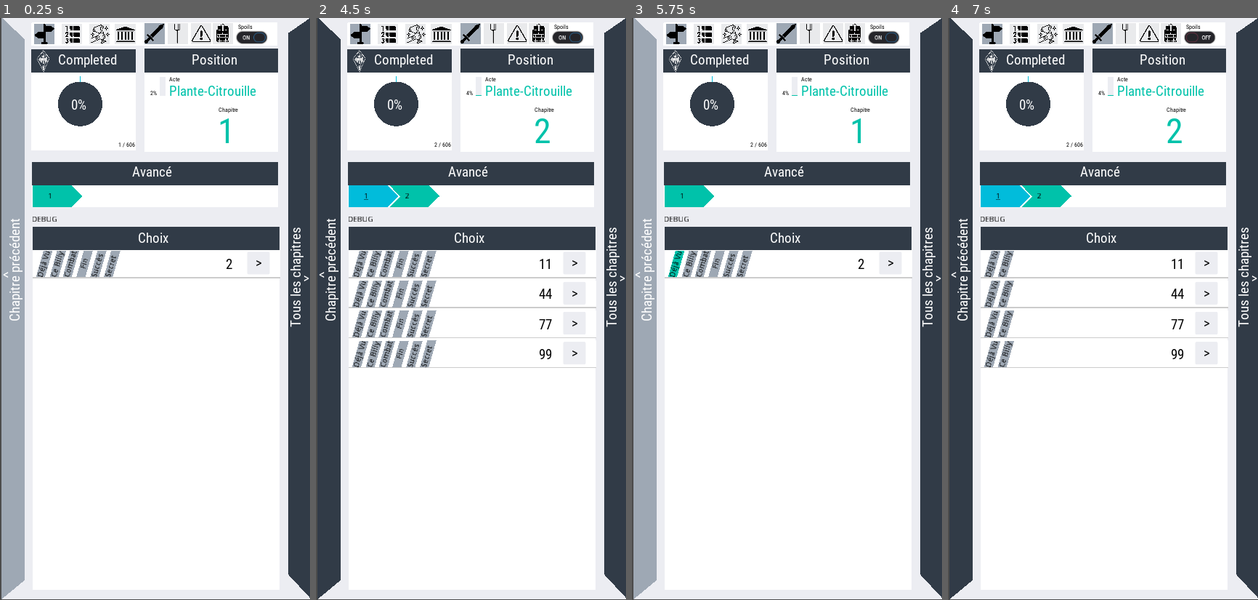
Above: before the commit, frames 1-4 (left to right).
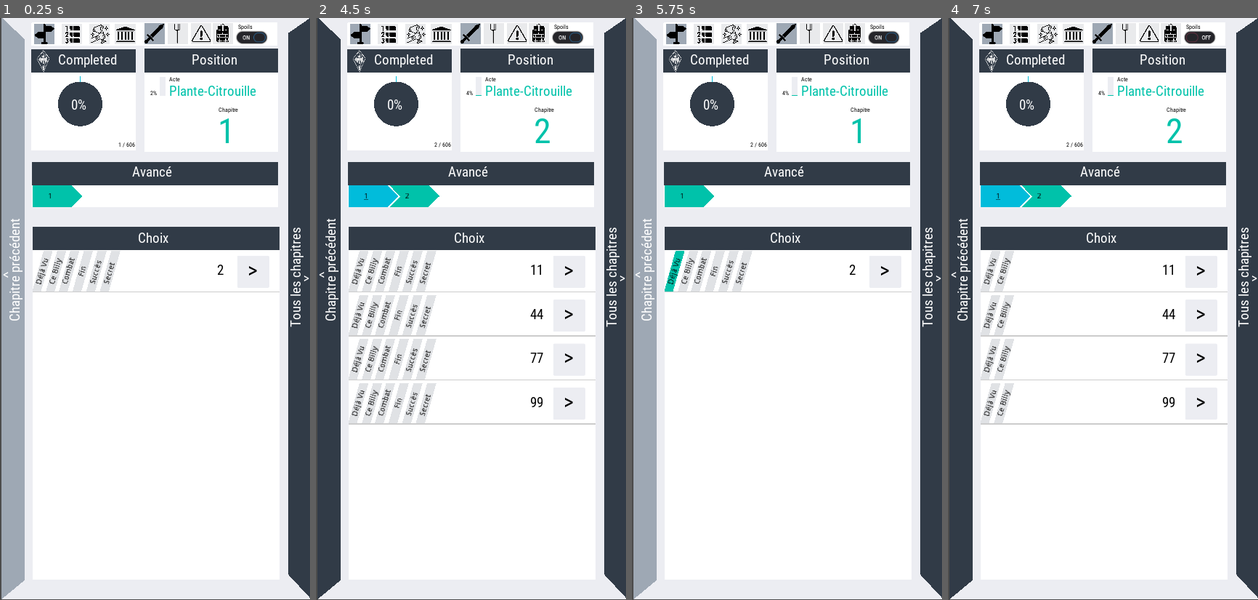
Above: after the commit, the same moments.

Repository: naparuba/fdcn
Game: Godot game, scene res://main.tscn
The game is run twice, just before and just after one commit, with the same random seed, the same clock (stepped at 60 frames per second) and the same inputs. Sound files missing from this copy of the repository are replaced by a short silence.
Inputs (mouse positions are in pixels of both pictures, inside the frame that each line leads up to; where the layout moved, square brackets give the same spot in the first picture):
- Up to frame 1 (0.25 s): no input
- Up to frame 2 (4.5 s): click (570, 274) [573, 262] at 0.5 s; click (328, 309) at 1.27 s; click (567, 35) at 2 s; click (328, 309) at 2.77 s; click (567, 35) at 3.5 s; click (570, 274) [573, 262] at 4.25 s
- Up to frame 3 (5.75 s): click (644, 309) at 5.02 s
- Up to frame 4 (7 s): click (1199, 35) at 5.75 s; click (1202, 274) [1205, 262] at 6.5 s

The runs differ from the first frame. In frame 1, 1.5% of the frame differs, in the area x 10-91%, y 34-48%; in frame 2, 7.1%, in the area x 10-91%, y 34-70%; in frame 3, 1.5%; in frame 4, 3.4%.

Commit message:
Add: * L'affichage des sauts/chapitres est plus gros, car j'ai beau avoir des doigts fins, c'était chaud quand même * Affichage du label sur les chapitres, modulo les spoils bien sûr * Changement de couleurs sur les barres non activées des chapitres, pour que ça casse moins les yeux

Diff:
--- a/ChapterChoice.gd
+++ b/ChapterChoice.gd
@@ -5,6 +5,8 @@
 onready var session_seen_polygon = $SessionSeenPolygon
 onready var combat_polygon = $CombatPolygon
 
+
+var COLOR_NOT_SET = Color('e0e2e5')  # very light grey
 
 var chap_number
 var spoil_enabled = false
@@ -45,31 +47,31 @@
 	$AlreadySeenPolygon.color = Color('00c2aa')
 
 func set_not_already_seen():
-	$AlreadySeenPolygon.color = Color('9ea8b4')
+	$AlreadySeenPolygon.color = COLOR_NOT_SET
 
 func set_session_seen():
 	$SessionSeenPolygon.color = Color('00c2aa')
 
 func set_session_not_seen():
-	$SessionSeenPolygon.color = Color('9ea8b4')
+	$SessionSeenPolygon.color = COLOR_NOT_SET
 
 func set_combat():
 	$CombatPolygon.color = Color('ff6f04')
 
 func set_not_combat():
-	$CombatPolygon.color = Color('9ea8b4')
+	$CombatPolygon.color = COLOR_NOT_SET
 
 func set_ending():
 	$EndPolygon.color = Color('00c2aa')
 
 func set_not_ending():
-	$EndPolygon.color = Color('9ea8b4')
+	$EndPolygon.color = COLOR_NOT_SET
 
 func set_success():
 	$SuccessPolygon.color = Color('00c2aa')
 
 func set_not_success():
-	$SuccessPolygon.color = Color('9ea8b4')
+	$SuccessPolygon.color = COLOR_NOT_SET
 
 func set_secret():
 	$SecretPolygon.color = Color('00c2aa')
--- a/ChapterChoice.tscn
+++ b/ChapterChoice.tscn
@@ -18,10 +18,14 @@
 corner_radius_bottom_right = 2
 corner_radius_bottom_left = 2
 
+[sub_resource type="DynamicFont" id=4]
+size = 40
+font_data = ExtResource( 3 )
+
 [node name="ChapterChoice" type="Panel"]
 margin_right = 446.0
-margin_bottom = 50.0
-rect_min_size = Vector2( 0, 50 )
+margin_bottom = 75.0
+rect_min_size = Vector2( 0, 75 )
 mouse_filter = 1
 custom_styles/panel = SubResource( 1 )
 script = ExtResource( 1 )
@@ -30,22 +34,21 @@
 }
 
 [node name="NBChapitre" type="Label" parent="."]
-margin_left = 337.405
-margin_top = 9.64857
-margin_right = 379.405
-margin_bottom = 74.6486
+margin_left = 322.267
+margin_top = 19.7775
+margin_right = 364.267
+margin_bottom = 54.7775
 custom_fonts/font = ExtResource( 2 )
 custom_colors/font_color = Color( 0, 0, 0, 1 )
-text = "XXX
-"
+text = "XXX"
 __meta__ = {
 "_edit_use_anchors_": false
 }
 
 [node name="Label" type="Label" parent="."]
-margin_left = 164.0
+margin_left = 163.0
 margin_top = 2.0
-margin_right = 325.0
+margin_right = 333.0
 margin_bottom = 45.0
 custom_fonts/font = SubResource( 2 )
 custom_colors/font_color = Color( 0, 0.760784, 0.666667, 1 )
@@ -55,41 +58,43 @@
 }
 
 [node name="click" type="Panel" parent="."]
-margin_left = 387.249
-margin_top = 3.36737
-margin_right = 427.249
-margin_bottom = 43.3674
+margin_left = 368.903
+margin_top = 9.47194
+margin_right = 425.903
+margin_bottom = 66.4719
 custom_styles/panel = SubResource( 3 )
 __meta__ = {
 "_edit_use_anchors_": false
 }
 
 [node name="Label" type="Label" parent="click"]
-margin_left = 14.856
-margin_top = 4.61726
-margin_right = 54.856
-margin_bottom = 35.6173
-custom_fonts/font = ExtResource( 2 )
+margin_left = 19.356
+margin_top = 1.61726
+margin_right = 59.356
+margin_bottom = 49.6173
+custom_fonts/font = SubResource( 4 )
 custom_colors/font_color = Color( 0, 0, 0, 1 )
 text = ">"
 
 [node name="Button" type="TextureButton" parent="click"]
-margin_right = 40.0
-margin_bottom = 39.0
+margin_left = -1.0
+margin_top = -1.0
+margin_right = 57.0
+margin_bottom = 58.0
 __meta__ = {
 "_edit_use_anchors_": false
 }
 
 [node name="AlreadySeenPolygon" type="Polygon2D" parent="."]
 position = Vector2( -22.5136, 0.529732 )
-color = Color( 0.619608, 0.658824, 0.705882, 1 )
-polygon = PoolVector2Array( 28.1169, 47.9916, 41.6251, -0.0815163, 58.0468, -0.0815163, 44.2124, 48.0062 )
+color = Color( 0.878431, 0.886275, 0.898039, 1 )
+polygon = PoolVector2Array( 22.4823, 72.5328, 37.1073, 72.564, 58.1034, -0.244655, 41.6874, -0.262193, 22.5453, 67.939 )
 
 [node name="Label" type="Label" parent="AlreadySeenPolygon"]
-margin_left = 29.217
-margin_top = 45.6984
-margin_right = 78.217
-margin_bottom = 59.6984
+margin_left = 26.3216
+margin_top = 57.7255
+margin_right = 75.3216
+margin_bottom = 71.7255
 rect_rotation = -73.2716
 custom_colors/font_color = Color( 0, 0, 0, 1 )
 text = "Déjà Vu"
@@ -99,14 +104,14 @@
 
 [node name="SessionSeenPolygon" type="Polygon2D" parent="."]
 position = Vector2( 2.07602, 0.578602 )
-color = Color( 0.619608, 0.658824, 0.705882, 1 )
-polygon = PoolVector2Array( 28.1169, 47.9916, 41.6251, -0.0815163, 58.0468, -0.0815163, 44.2124, 48.0062 )
+color = Color( 0.878431, 0.886275, 0.898039, 1 )
+polygon = PoolVector2Array( 21.4577, 72.3413, 41.6251, -0.0815163, 58.0468, -0.0815163, 37.1673, 72.4201 )
 
 [node name="Label" type="Label" parent="SessionSeenPolygon"]
-margin_left = 29.217
-margin_top = 45.6984
-margin_right = 78.217
-margin_bottom = 59.6984
+margin_left = 25.6534
+margin_top = 57.5028
+margin_right = 74.6534
+margin_bottom = 71.5028
 rect_rotation = -73.2716
 custom_colors/font_color = Color( 0, 0, 0, 1 )
 text = "Ce Billy"
@@ -116,14 +121,14 @@
 
 [node name="CombatPolygon" type="Polygon2D" parent="."]
 position = Vector2( 25.5788, 0.544044 )
-color = Color( 0.619608, 0.658824, 0.705882, 1 )
-polygon = PoolVector2Array( 28.1169, 47.9916, 41.6251, -0.0815163, 58.0468, -0.0815163, 44.2124, 48.0062 )
+color = Color( 0.878431, 0.886275, 0.898039, 1 )
+polygon = PoolVector2Array( 21.2241, 72.4153, 41.6251, -0.0815163, 58.0468, -0.0815163, 37.17, 72.494 )
 
 [node name="Label" type="Label" parent="CombatPolygon"]
-margin_left = 29.217
-margin_top = 45.6984
-margin_right = 78.217
-margin_bottom = 59.6984
+margin_left = 25.4307
+margin_top = 57.2801
+margin_right = 74.4307
+margin_bottom = 71.2801
 rect_rotation = -73.2716
 custom_colors/font_color = Color( 0, 0, 0, 1 )
 text = "Combat"
@@ -133,14 +138,14 @@
 
 [node name="EndPolygon" type="Polygon2D" parent="."]
 position = Vector2( 50.2198, 0.531052 )
-color = Color( 0.619608, 0.658824, 0.705882, 1 )
-polygon = PoolVector2Array( 28.1169, 47.9916, 41.6251, -0.0815163, 58.0468, -0.0815163, 44.2124, 48.0062 )
+color = Color( 0.878431, 0.886275, 0.898039, 1 )
+polygon = PoolVector2Array( 21.2697, 72.5464, 41.6251, -0.0815163, 58.0468, -0.0815163, 37.2155, 72.507 )
 
 [node name="Label" type="Label" parent="EndPolygon"]
-margin_left = 29.217
-margin_top = 45.6984
-margin_right = 78.217
-margin_bottom = 59.6984
+margin_left = 25.6534
+margin_top = 58.6164
+margin_right = 74.6534
+margin_bottom = 72.6164
 rect_rotation = -73.2716
 custom_colors/font_color = Color( 0, 0, 0, 1 )
 text = "    Fin"
@@ -150,14 +155,14 @@
 
 [node name="SuccessPolygon" type="Polygon2D" parent="."]
 position = Vector2( 74.9835, 0.592384 )
-color = Color( 0.619608, 0.658824, 0.705882, 1 )
-polygon = PoolVector2Array( 28.1169, 47.9916, 41.6251, -0.0815163, 58.0468, -0.0815163, 44.2124, 48.0062 )
+color = Color( 0.878431, 0.886275, 0.898039, 1 )
+polygon = PoolVector2Array( 21.2713, 72.3275, 41.6251, -0.0815163, 58.0468, -0.0815163, 37.2565, 72.3669 )
 
 [node name="Label" type="Label" parent="SuccessPolygon"]
-margin_left = 29.217
-margin_top = 45.6984
-margin_right = 78.217
-margin_bottom = 59.6984
+margin_left = 26.3216
+margin_top = 56.6119
+margin_right = 75.3216
+margin_bottom = 70.6119
 rect_rotation = -73.2716
 custom_colors/font_color = Color( 0, 0, 0, 1 )
 text = "Succès"
@@ -167,14 +172,14 @@
 
 [node name="SecretPolygon" type="Polygon2D" parent="."]
 position = Vector2( 99.7867, 0.448215 )
-color = Color( 0.619608, 0.658824, 0.705882, 1 )
-polygon = PoolVector2Array( 28.1169, 47.9916, 41.6251, -0.0815163, 58.0468, -0.0815163, 44.2124, 48.0062 )
+color = Color( 0.878431, 0.886275, 0.898039, 1 )
+polygon = PoolVector2Array( 20.902, 72.4675, 41.6251, -0.0815163, 58.0468, -0.0815163, 37.2723, 72.4675 )
 
 [node name="Label" type="Label" parent="SecretPolygon"]
-margin_left = 29.217
-margin_top = 45.6984
-margin_right = 78.217
-margin_bottom = 59.6984
+margin_left = 26.3805
+margin_top = 57.0445
+margin_right = 75.3805
+margin_bottom = 71.0445
 rect_rotation = -73.2716
 custom_colors/font_color = Color( 0, 0, 0, 1 )
 text = "Secret"
--- a/SuccessPopup.gd
+++ b/SuccessPopup.gd
@@ -1,11 +1,9 @@
 extends Popup
-
 
 
 # Called when the node enters the scene tree for the first time.
 func _ready():
 	pass # Replace with function body.
-
 
 
 func update_and_show(success):
--- a/SuccessPopup.tscn
+++ b/SuccessPopup.tscn
@@ -141,7 +141,6 @@
 border_width_bottom = 2
 
 [node name="SuccessPopup" type="Popup"]
-visible = true
 modulate = Color( 1, 1, 1, 0 )
 margin_left = 2.0
 margin_top = 2.0
--- a/main.gd
+++ b/main.gd
@@ -9,9 +9,12 @@
 
 var all_success = []
 var all_success_chapters = {} # chapter id -> success id
+var all_endings = []
+var good_endings = []
+var end_endings = []
+
 
 var session_visited_nodes = []
-
 var visited_nodes_all_times = []
 
 var current_lines = []
@@ -141,9 +144,9 @@
 	if len(self.session_visited_nodes) == 0 or self.session_visited_nodes[len(self.session_visited_nodes) -1] != node_id:
 		self.session_visited_nodes.append(self.current_node_id)
 		self.save_session_visited_nodes()
-	else:
-		print('Already on the visited session update: %s' % str(self.session_visited_nodes))
-	print('Visited session: %s' % str(self.session_visited_nodes))
+	#else:
+	#	print('Already on the visited session update: %s' % str(self.session_visited_nodes))
+	#print('Visited session: %s' % str(self.session_visited_nodes))
 
 	# Update id if not already visited
 	var is_new_node = !(self.current_node_id in visited_nodes_all_times)
@@ -151,8 +154,8 @@
 		self.visited_nodes_all_times.append(self.current_node_id)
 		self.save_all_times_already_visited()
 
-	print('SESSION visited nodes: %s' % str(self.session_visited_nodes))
-	print('ALL TIMES visited nodes: %s' % str(self.visited_nodes_all_times))
+	#print('SESSION visited nodes: %s' % str(self.session_visited_nodes))
+	#print('ALL TIMES visited nodes: %s' % str(self.visited_nodes_all_times))
 
 	self.refresh()
 	# We did change node, so important to see it
@@ -294,6 +297,11 @@
 	self.all_success = load_json_file("res://fdcn-1-compilated-success.json")
 	# All the success chapters id in a list
 	self.all_success_chapters = load_json_file("res://fdcn-1-compilated-success-chapters.json")
+
+	# Endings: want all, good and bad
+	self.all_endings = load_json_file("res://fdcn-1-compilated-endings.json")
+	self.good_endings = load_json_file("res://fdcn-1-compilated-good-endings.json")
+	self.end_endings = load_json_file("res://fdcn-1-compilated-bad-endings.json")
 
 	# Load the nodes ids we did already visited in the past
 	self.load_all_times_already_visited()
@@ -592,7 +600,7 @@
 	var secret_jumps = my_node['computed']['secret_jumps']
 
 	# Clean choices
-	var choices = $Background/Next/Choices
+	var choices = $Background/Next/ScrollContainer/Choices
 	delete_children(choices)
 	for son_id in sons_ids:
 		print('My son: %s' % son_id)
@@ -625,6 +633,8 @@
 			choice.set_success()
 		if son['computed']['secret']:
 			choice.set_secret()
+		if son['computed']['label']:
+			choice.set_label(son['computed']['label'])
 		choices.add_child(choice)
 
 
--- a/main.tscn
+++ b/main.tscn
@@ -399,10 +399,10 @@
 margin_bottom = 0.0
 
 [node name="Next" type="Panel" parent="Background"]
-margin_left = 56.115
+margin_left = 56.0
 margin_top = 377.0
-margin_right = 501.115
-margin_bottom = 1029.0
+margin_right = 501.0
+margin_bottom = 1011.0
 mouse_filter = 1
 custom_styles/panel = SubResource( 2 )
 __meta__ = {
@@ -429,19 +429,32 @@
 "_edit_use_anchors_": false
 }
 
-[node name="Choices" type="VBoxContainer" parent="Background/Next"]
-margin_top = 42.0
-margin_right = 446.0
-margin_bottom = 652.0
-__meta__ = {
-"_edit_use_anchors_": false
-}
-
-[node name="ChapterChoice" parent="Background/Next/Choices" instance=ExtResource( 3 )]
-
-[node name="ChapterChoice2" parent="Background/Next/Choices" instance=ExtResource( 3 )]
-margin_top = 54.0
-margin_bottom = 104.0
+[node name="ScrollContainer" type="ScrollContainer" parent="Background/Next"]
+anchor_right = 1.0
+anchor_bottom = 1.0
+margin_top = 43.0
+margin_bottom = -17.0
+mouse_filter = 1
+__meta__ = {
+"_edit_use_anchors_": false
+}
+
+[node name="Choices" type="VBoxContainer" parent="Background/Next/ScrollContainer"]
+margin_right = 445.0
+margin_bottom = 574.0
+size_flags_horizontal = 3
+size_flags_vertical = 3
+__meta__ = {
+"_edit_use_anchors_": false
+}
+
+[node name="ChapterChoice" parent="Background/Next/ScrollContainer/Choices" instance=ExtResource( 3 )]
+margin_right = 445.0
+
+[node name="ChapterChoice2" parent="Background/Next/ScrollContainer/Choices" instance=ExtResource( 3 )]
+margin_top = 79.0
+margin_right = 445.0
+margin_bottom = 154.0
 
 [node name="Chapitres" type="Panel" parent="."]
 margin_left = 597.622
@@ -747,7 +760,7 @@
 
 [node name="Choices" type="VBoxContainer" parent="Chapitres/AllChapters/VScrollBar"]
 margin_right = 433.0
-margin_bottom = 1022.0
+margin_bottom = 1497.0
 size_flags_horizontal = 3
 size_flags_vertical = 3
 __meta__ = {
@@ -758,94 +771,94 @@
 margin_right = 433.0
 
 [node name="ChapterChoice2" parent="Chapitres/AllChapters/VScrollBar/Choices" instance=ExtResource( 3 )]
-margin_top = 54.0
-margin_right = 433.0
-margin_bottom = 104.0
+margin_top = 79.0
+margin_right = 433.0
+margin_bottom = 154.0
 
 [node name="ChapterChoice3" parent="Chapitres/AllChapters/VScrollBar/Choices" instance=ExtResource( 3 )]
-margin_top = 108.0
-margin_right = 433.0
-margin_bottom = 158.0
+margin_top = 158.0
+margin_right = 433.0
+margin_bottom = 233.0
 
 [node name="ChapterChoice4" parent="Chapitres/AllChapters/VScrollBar/Choices" instance=ExtResource( 3 )]
-margin_top = 162.0
-margin_right = 433.0
-margin_bottom = 212.0
+margin_top = 237.0
+margin_right = 433.0
+margin_bottom = 312.0
 
 [node name="ChapterChoice5" parent="Chapitres/AllChapters/VScrollBar/Choices" instance=ExtResource( 3 )]
-margin_top = 216.0
-margin_right = 433.0
-margin_bottom = 266.0
+margin_top = 316.0
+margin_right = 433.0
+margin_bottom = 391.0
 
 [node name="ChapterChoice6" parent="Chapitres/AllChapters/VScrollBar/Choices" instance=ExtResource( 3 )]
-margin_top = 270.0
-margin_right = 433.0
-margin_bottom = 320.0
+margin_top = 395.0
+margin_right = 433.0
+margin_bottom = 470.0
 
 [node name="ChapterChoice7" parent="Chapitres/AllChapters/VScrollBar/Choices" instance=ExtResource( 3 )]
-margin_top = 324.0
-margin_right = 433.0
-margin_bottom = 374.0
+margin_top = 474.0
+margin_right = 433.0
+margin_bottom = 549.0
 
 [node name="ChapterChoice8" parent="Chapitres/AllChapters/VScrollBar/Choices" instance=ExtResource( 3 )]
-margin_top = 378.0
-margin_right = 433.0
-margin_bottom = 428.0
+margin_top = 553.0
+margin_right = 433.0
+margin_bottom = 628.0
 
 [node name="ChapterChoice9" parent="Chapitres/AllChapters/VScrollBar/Choices" instance=ExtResource( 3 )]
-margin_top = 432.0
-margin_right = 433.0
-margin_bottom = 482.0
+margin_top = 632.0
+margin_right = 433.0
+margin_bottom = 707.0
 
 [node name="ChapterChoice10" parent="Chapitres/AllChapters/VScrollBar/Choices" instance=ExtResource( 3 )]
-margin_top = 486.0
-margin_right = 433.0
-margin_bottom = 536.0
+margin_top = 711.0
+margin_right = 433.0
+margin_bottom = 786.0
 
 [node name="ChapterChoice11" parent="Chapitres/AllChapters/VScrollBar/Choices" instance=ExtResource( 3 )]
-margin_top = 540.0
-margin_right = 433.0
-margin_bottom = 590.0
+margin_top = 790.0
+margin_right = 433.0
+margin_bottom = 865.0
 
 [node name="ChapterChoice12" parent="Chapitres/AllChapters/VScrollBar/Choices" instance=ExtResource( 3 )]
-margin_top = 594.0
-margin_right = 433.0
-margin_bottom = 644.0
+margin_top = 869.0
+margin_right = 433.0
+margin_bottom = 944.0
 
 [node name="ChapterChoice13" parent="Chapitres/AllChapters/VScrollBar/Choices" instance=ExtResource( 3 )]
-margin_top = 648.0
-margin_right = 433.0
-margin_bottom = 698.0
+margin_top = 948.0
+margin_right = 433.0
+margin_bottom = 1023.0
 
 [node name="ChapterChoice14" parent="Chapitres/AllChapters/VScrollBar/Choices" instance=ExtResource( 3 )]
-margin_top = 702.0
-margin_right = 433.0
-margin_bottom = 752.0
+margin_top = 1027.0
+margin_right = 433.0
+margin_bottom = 1102.0
 
 [node name="ChapterChoice15" parent="Chapitres/AllChapters/VScrollBar/Choices" instance=ExtResource( 3 )]
-margin_top = 756.0
-margin_right = 433.0
-margin_bottom = 806.0
+margin_top = 1106.0
+margin_right = 433.0
+margin_bottom = 1181.0
 
 [node name="ChapterChoice16" parent="Chapitres/AllChapters/VScrollBar/Choices" instance=ExtResource( 3 )]
-margin_top = 810.0
-margin_right = 433.0
-margin_bottom = 860.0
+margin_top = 1185.0
+margin_right = 433.0
+margin_bottom = 1260.0
 
 [node name="ChapterChoice17" parent="Chapitres/AllChapters/VScrollBar/Choices" instance=ExtResource( 3 )]
-margin_top = 864.0
-margin_right = 433.0
-margin_bottom = 914.0
+margin_top = 1264.0
+margin_right = 433.0
+margin_bottom = 1339.0
 
 [node name="ChapterChoice18" parent="Chapitres/AllChapters/VScrollBar/Choices" instance=ExtResource( 3 )]
-margin_top = 918.0
-margin_right = 433.0
-margin_bottom = 968.0
+margin_top = 1343.0
+margin_right = 433.0
+margin_bottom = 1418.0
 
 [node name="ChapterChoice19" parent="Chapitres/AllChapters/VScrollBar/Choices" instance=ExtResource( 3 )]
-margin_top = 972.0
-margin_right = 433.0
-margin_bottom = 1022.0
+margin_top = 1422.0
+margin_right = 433.0
+margin_bottom = 1497.0
 
 [node name="Succes" type="Panel" parent="."]
 margin_left = 1192.29
@@ -1382,7 +1395,7 @@
 custom_constants/shadow_offset_x = 0
 custom_constants/shadow_offset_y = 0
 custom_constants/shadow_as_outline = 0
-text = "0.1"
+text = "0.4"
 __meta__ = {
 "_edit_use_anchors_": false
 }
@@ -1504,6 +1517,7 @@
 }
 
 [node name="DEBUG" type="Label" parent="."]
+visible = false
 margin_left = 55.3588
 margin_top = 357.418
 margin_right = 101.359
Not shown: 1 places in ChapterChoice.tscn that only renumber resources
